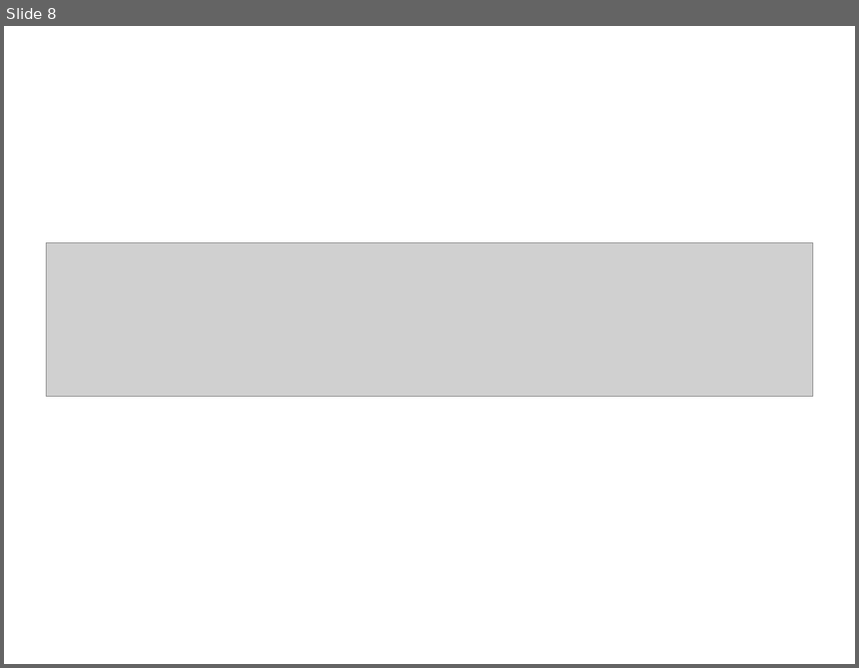
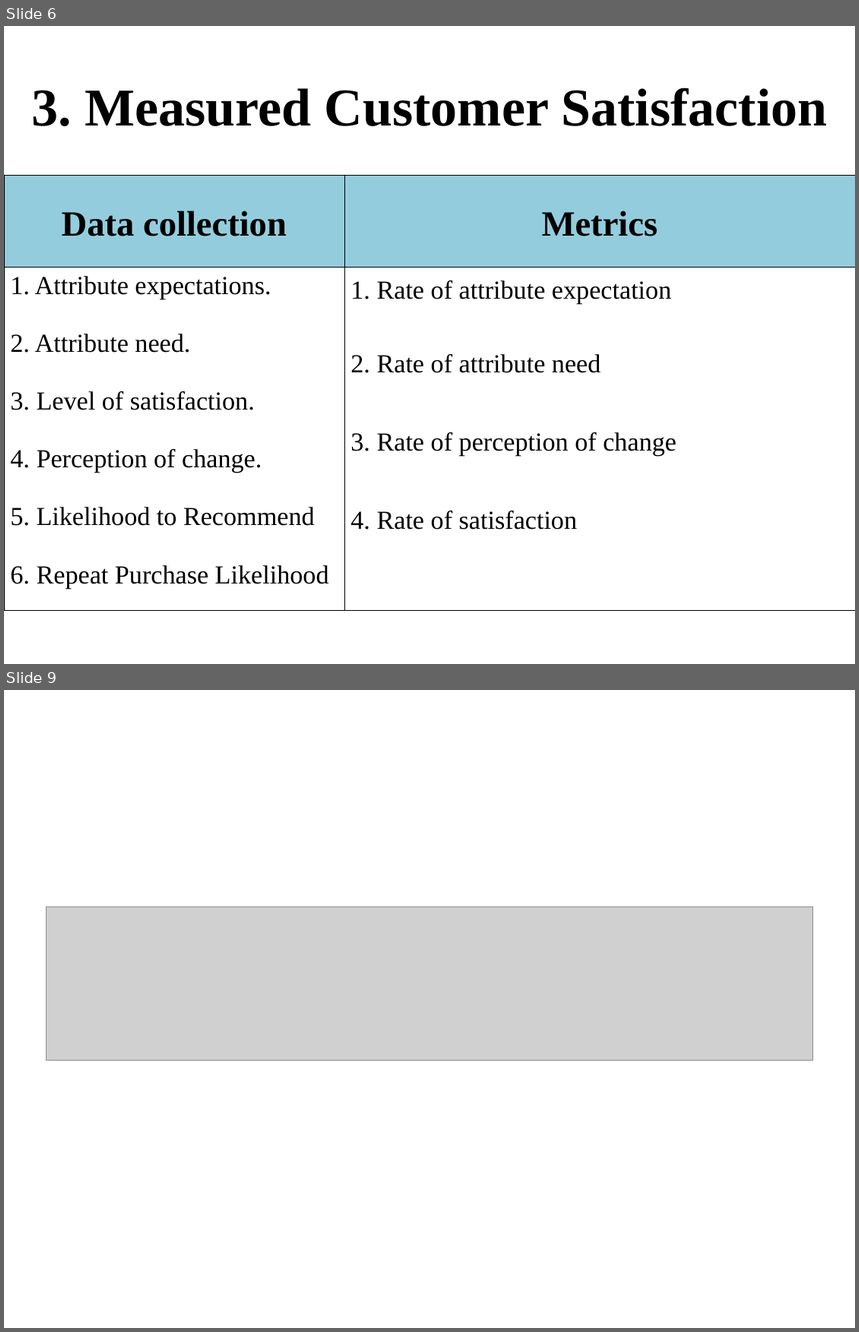
Before and after one commit to T138384/vlu-k15t1-team11, a slide deck: SMA - Software Measurement & Analysis/Asignment-02/K15T1-Team11-Team Assignment2/K15T1-Team11-Team Assignment2.ppt. Shown one above the other, each under a label of ours: slide 8 before the commit, slides 6 and 9 after it; the slides between them are not shown. The pictures are 859x668 and 859x1332 pixels, drawn with LibreOffice and Linux fonts; fonts in the diff are those of the drawing; grey boxes stand for pictures; background and template pictures are left out. Boxes give left, top, right and bottom in pixels: in the first picture for what was removed or moved away, otherwise in the second. Text is boxed around its words. In the diff, an @@ line names an element or a change of style, - is before the commit and + after.

```diff
--- a/SMA - Software Measurement & Analysis/Asignment-02/K15T1-Team11-Team Assignment2/K15T1-Team11-Team Assignment2.ppt
+++ b/SMA - Software Measurement & Analysis/Asignment-02/K15T1-Team11-Team Assignment2/K15T1-Team11-Team Assignment2.ppt
@@ slide 6 added at [4, 26, 855, 664], background #FFFFFF @@
@@ title added at [31, 88, 828, 126], 45 pt, text #000000, bold @@
+3. Measured Customer Satisfaction
@@ table added at [4, 175, 855, 610], 2 rows, 2 columns @@
+Data collection | Metrics
+1. Attribute expectations. / 2. Attribute need. / 3. Level of satisfaction. / 4. Perception of change. / 5. Likelihood to Recommend / 6. Repeat Purchase Likelihood | 1. Rate of attribute expectation / 2. Rate of attribute need / 3. Rate of perception of change / 4. Rate of satisfaction
@@ what was slide 8 is now slide 9 @@
```
Also in this commit, not shown: 4 slides changed, 3 other slides added, 3 slides removed, 2 other files.
